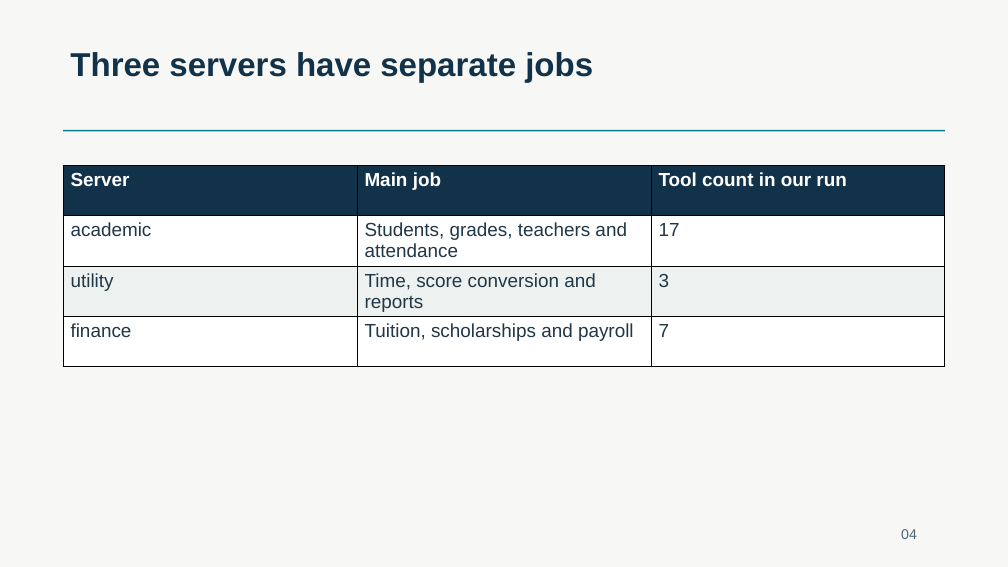
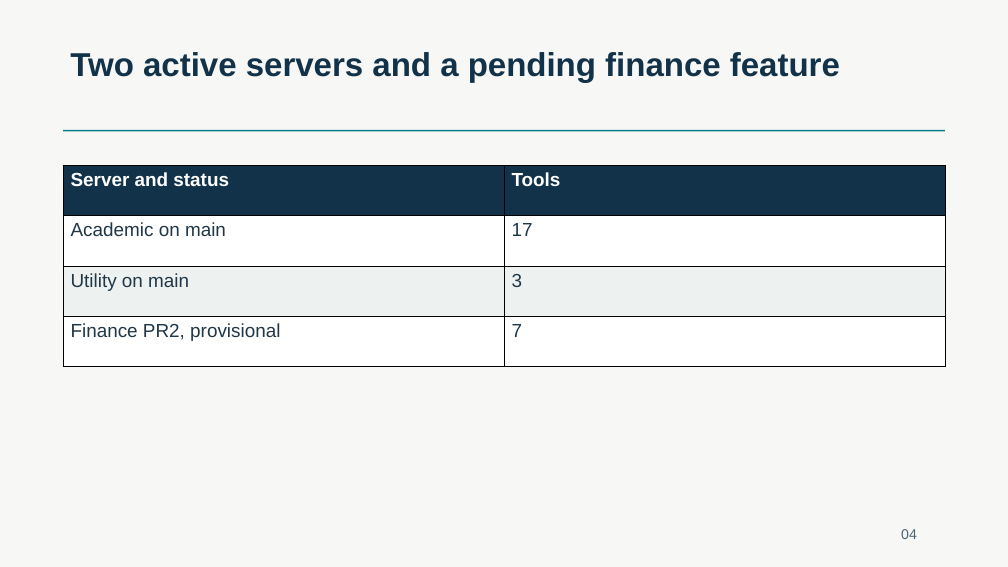
Before and after one commit to HaHiepThanh/mcp-ts, a slide deck: slide 4 of phase2/runs/khoa/MCP-TS-SDK-phase2.pptx. Drawn at 1008x567 pixels with LibreOffice and Linux fonts; fonts in the diff are those of the drawing. Boxes give left, top, right and bottom in pixels: in the first picture for what was removed or moved away, otherwise in the second. Text is boxed around its words. In the diff, an @@ line names an element or a change of style, - is before the commit and + after.

Commit message:
fix(phase2): isolate provisional finance cases and make Khoa runs reproducible

```diff
--- a/phase2/runs/khoa/MCP-TS-SDK-phase2.pptx
+++ b/phase2/runs/khoa/MCP-TS-SDK-phase2.pptx
@@ text at box(70, 52, 840, 82): text changed @@
-Three servers have separate jobs
+Two active servers and a pending finance feature
@@ table at box(63, 166, 944, 368) @@
-column 1: Server | academic | utility | finance
-column 2: Main job | Students, grades, teachers and attendance | Time, score conversion and reports | Tuition, scholarships and payroll
-column 3: Tool count in our run | 17 | 3 | 7
+column 1: Server and status | Academic on main | Utility on main | Finance PR2, provisional
+column 2: Tools | 17 | 3 | 7
```
Also in this commit, not shown: 15 other slides changed, 30 other files.
